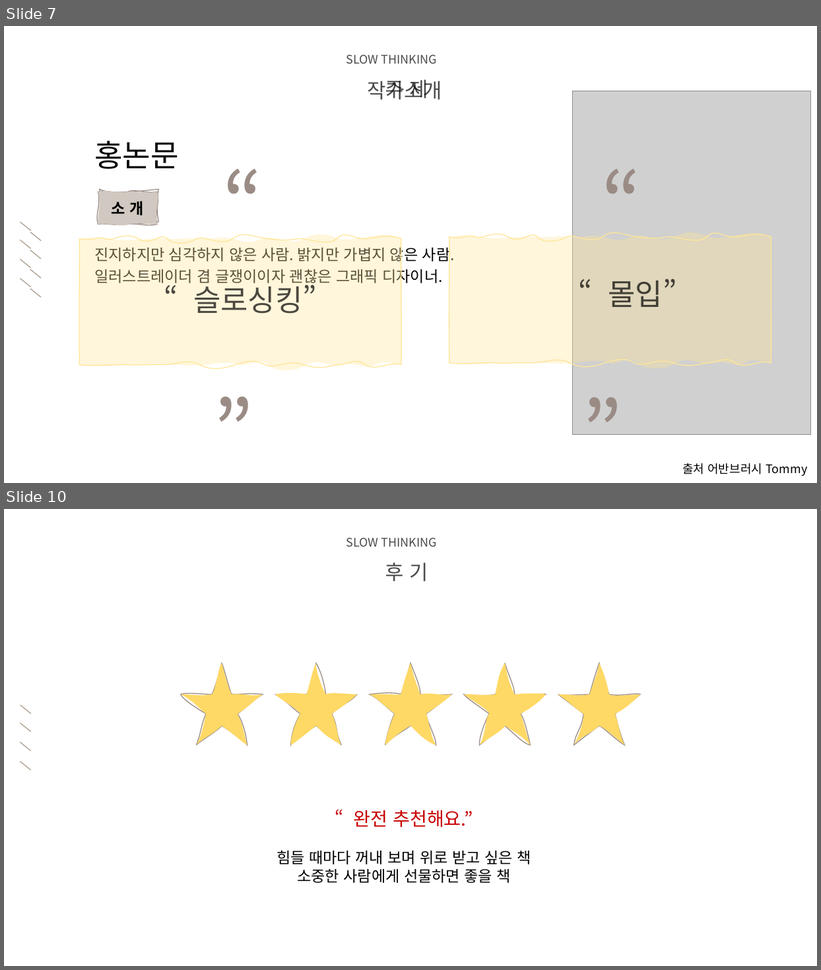
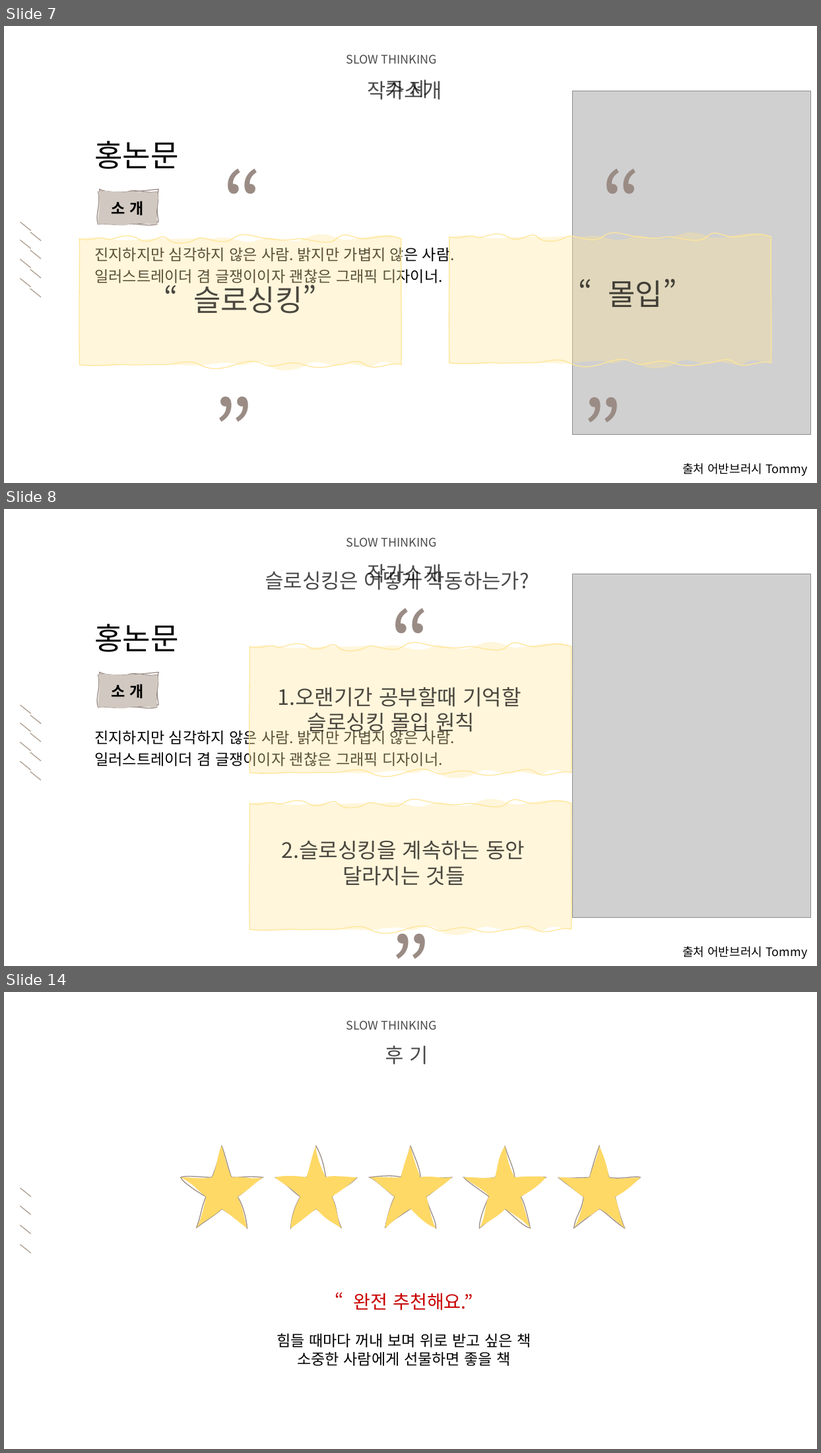
Before and after one commit to audgks5551/ppt, a slide deck: 2조.pptx. Shown one above the other, each under a label of ours: slides 7 and 10 before the commit, slides 7, 8 and 14 after it; the slides between them are not shown. The pictures are 821x970 and 821x1453 pixels, drawn with LibreOffice and Linux fonts; fonts in the diff are those of the drawing; grey boxes stand for pictures; background and template pictures are left out. Boxes give left, top, right and bottom in pixels: in the first picture for what was removed or moved away, otherwise in the second. Text is boxed around its words. In the diff, an @@ line names an element or a change of style, - is before the commit and + after.

Commit message:
슬로싱킹 수정7

```diff
--- a/2조.pptx
+++ b/2조.pptx
@@ slide 8 added at (4,509,817,966), background picture (left out) @@
@@ text added at (346,537,436,547), 14 pt, text #000000 at 71% opacity @@
+SLOW THINKING
@@ text added at (265,567,529,590), 24 pt, text #000000 at 71% opacity @@
+슬로싱킹은 어떻게 작동하는가?
@@ text added at (367,564,442,587), 24 pt, text #000000 at 71% opacity @@
+작가소개
@@ text added at (364,586,457,694), 100 pt, text #9A8B85 @@
+“
@@ picture added at (572,574,811,918) @@
@@ text added at (94,624,179,652), 36 pt, text #000000 @@
+홍논문
@@ freeform shape added at (250,647,572,773), fill #FFE699 at 35% opacity, outline #FFE699 1 pt @@
@@ freeform shape added at (98,675,157,707), fill #D1C9C1, outline #9A8B85 1 pt @@
@@ freeform shape added at (100,673,159,705), outline #9A8B85 1 pt @@
@@ text added at (112,684,144,698), 18 pt, text #000000, bold @@
+소 개
@@ group added at (20,706,31,770): 4 lines @@
@@ text added at (278,687,521,736), 25 pt, text #000000 at 71% opacity @@
+1.오랜기간 공부할때 기억할
+슬로싱킹 몰입 원칙
@@ group added at (30,715,41,780): 4 lines @@
@@ text added at (94,728,455,769), 18 pt, text #000000 @@
+진지하지만 심각하지 않은 사람. 밝지만 가볍지 않은 사람.
+일러스트레이더 겸 글쟁이이자 괜찮은 그래픽 디자이너.
@@ freeform shape added at (250,803,572,930), fill #FFE699 at 35% opacity, outline #FFE699 1 pt @@
@@ text added at (282,841,525,886), 25 pt, text #000000 at 71% opacity @@
+2.슬로싱킹을 계속하는 동안
+달라지는 것들
@@ text added at (362,913,459,966), 100 pt, text #9A8B85 @@
+”
@@ text added at (682,947,807,959), 14 pt, text #000000 @@
+출처 어반브러시 Tommy
@@ what was slide 10 is now slide 14 @@
```
Also in this commit, not shown: 5 other slides added, 2 slides removed.
